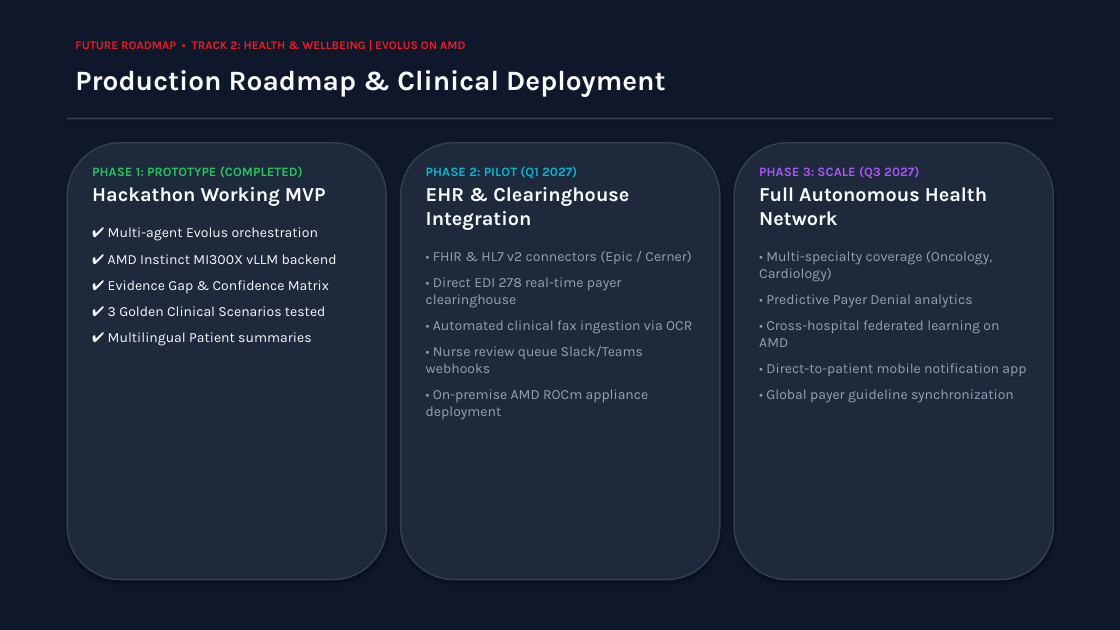
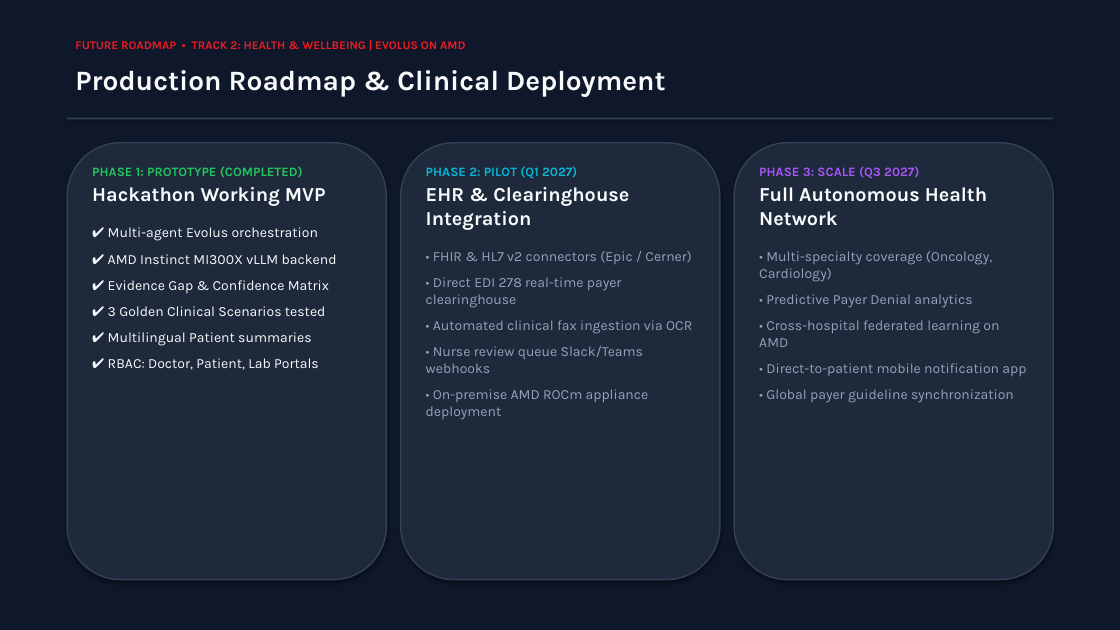
Before and after one commit to deepak0kannan/CareAuth-ROCm, a slide deck: slide 13 of CareAuth_ROCm_Prototype_Presentation.pptx (slide 11 before the commit). Drawn at 1120x630 pixels with LibreOffice and Linux fonts; fonts in the diff are those of the drawing. Boxes give left, top, right and bottom in pixels: in the first picture for what was removed or moved away, otherwise in the second. Text is boxed around its words. In the diff, an @@ line names an element or a change of style, - is before the commit and + after.

Commit message:
Update master presentation deck with 14 comprehensive slides and multi-role clinical portals

```diff
--- a/CareAuth_ROCm_Prototype_Presentation.pptx
+++ b/CareAuth_ROCm_Prototype_Presentation.pptx
@@ text at (x1=108, y1=358, x2=319, y2=370): paragraph added @@
+✔ RBAC: Doctor, Patient, Lab Portals
```
Also in this commit, not shown: 2 other slides changed, 2 slides added, 1 other file.
